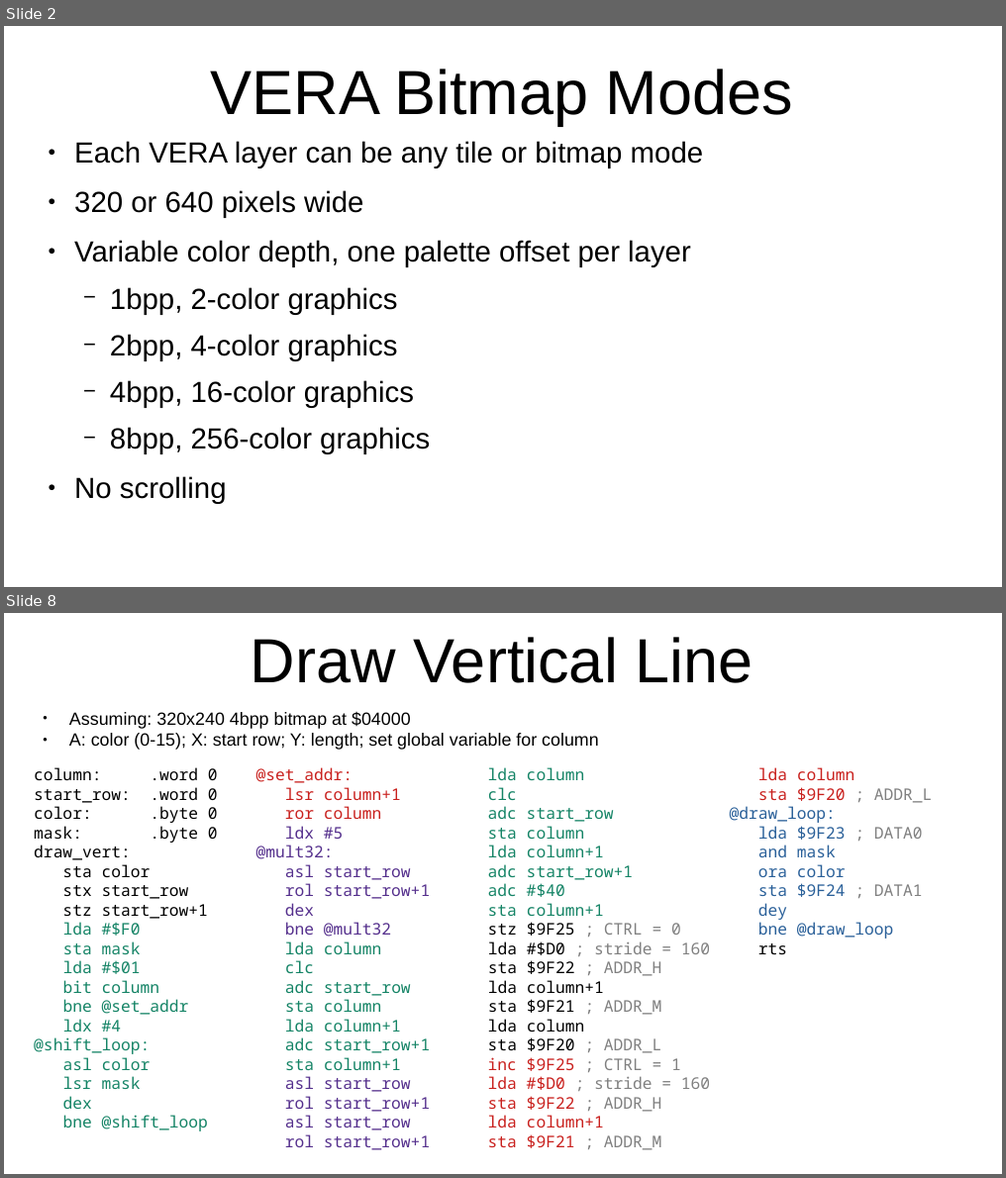
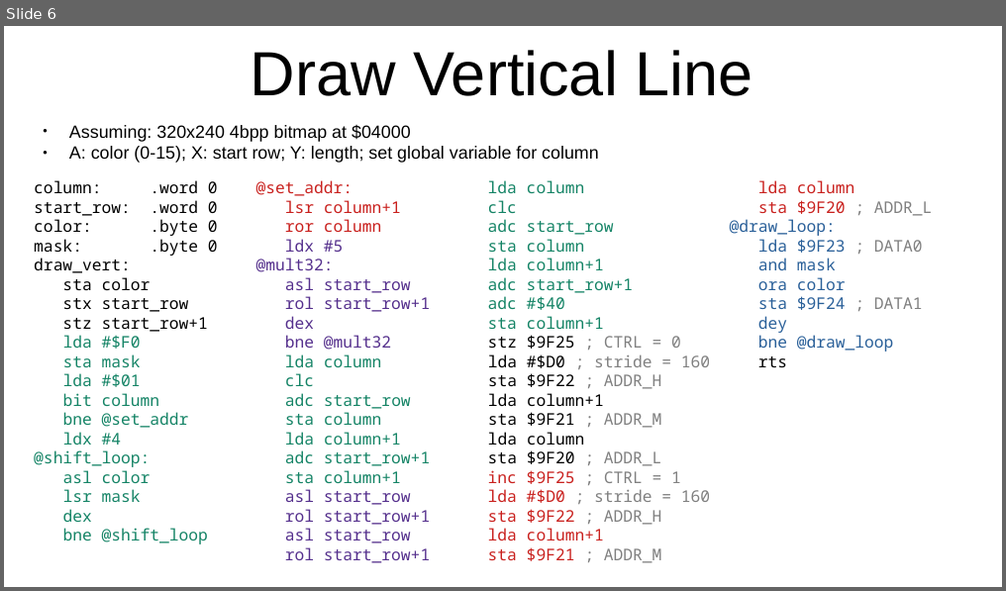
Before and after one commit to SlithyMatt/x16-assembly-tutorial, a slide deck: Lesson16/Lesson16.odp. Shown one above the other, each under a label of ours: slides 2 and 8 before the commit, slide 6 after it; the slides between them are not shown. The pictures are 1006x1178 and 1006x591 pixels, drawn with LibreOffice and Linux fonts; fonts in the diff are those of the drawing. Boxes give left, top, right and bottom in pixels: in the first picture for what was removed or moved away, otherwise in the second. Text is boxed around its words. In the diff, an @@ line names an element or a change of style, - is before the commit and + after.

```diff
--- a/Lesson16/Lesson16.odp
+++ b/Lesson16/Lesson16.odp
@@ slide 2 removed at box(4, 26, 1002, 587), background #FFFFFF @@
@@ title removed at box(211, 69, 793, 125) @@
-VERA Bitmap Modes
@@ text removed at box(74, 141, 704, 504) @@
-● Each VERA layer can be any tile or bitmap mode
-● 320 or 640 pixels wide
-● Variable color depth, one palette offset per layer
-  − 1bpp, 2-color graphics
-  − 2bpp, 4-color graphics
-  − 4bpp, 16-color graphics
-  − 8bpp, 256-color graphics
-● No scrolling
@@ what was slide 8 is now slide 6 @@
```
Also in this commit, not shown: 1 slide changed, 5 slides added, 6 other slides removed.
